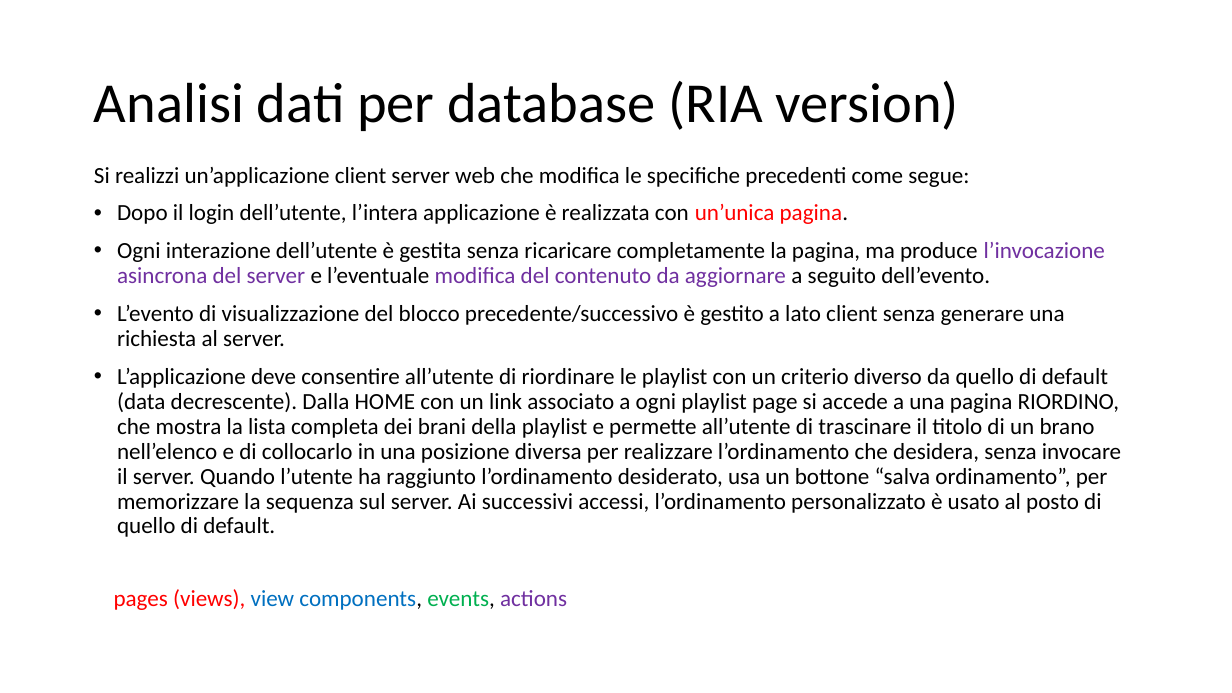
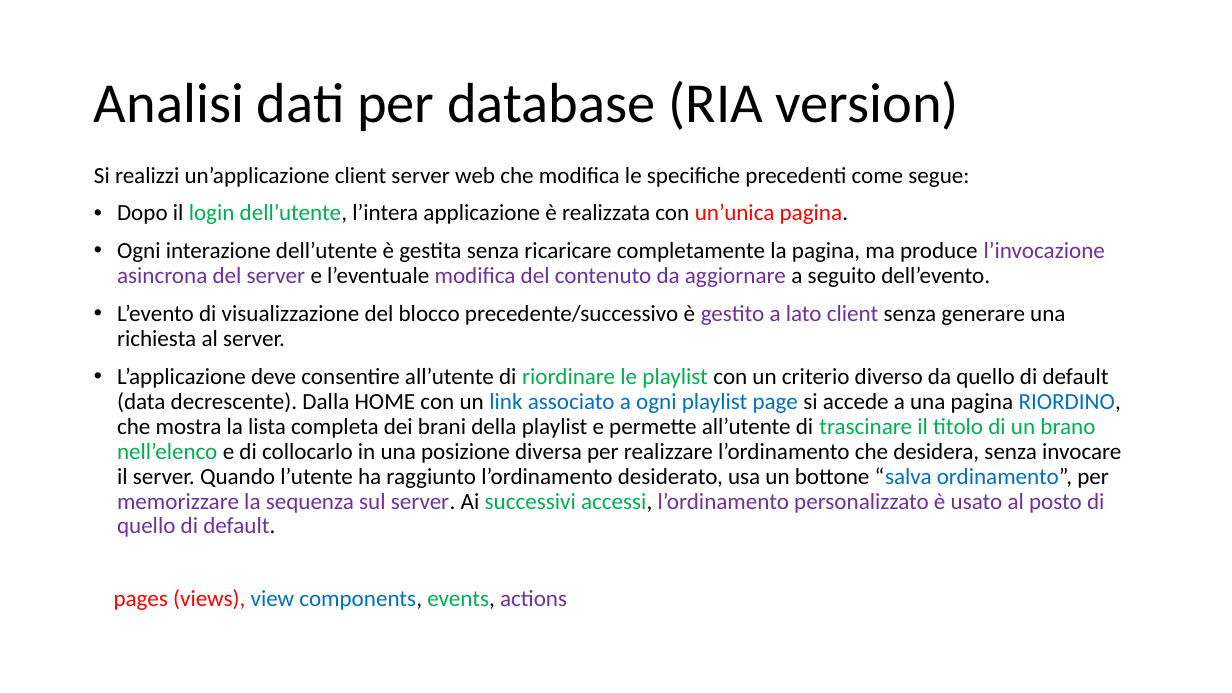
Before and after one commit to GenniImparato/PlaylistMaker, a slide deck: slide 7 of doc/documentation (RIA).pptx. Drawn at 1232x693 pixels with LibreOffice and Linux fonts; fonts in the diff are those of the drawing. Boxes give left, top, right and bottom in pixels: in the first picture for what was removed or moved away, otherwise in the second. Text is boxed around its words. In the diff, an @@ line names an element or a change of style, - is before the commit and + after.

```diff
--- a/doc/documentation (RIA).pptx
+++ b/doc/documentation (RIA).pptx
@@ text at box(117, 204, 1121, 537): text colour #000000 to #00B050 in "login dell’utente,", "riordinare le playlist trascinare il titolo di ..."; text colour #000000 to #7030A0 in "gestito a lato client", "memorizzare la sequenza sul server. l’ordinamento personaliz ..."; text colour #000000 to #0070C0 in "link associato a ogni playlist page RIORDINO, ..." @@
```
Also in this commit, not shown: 5 other slides changed, 9 slides added, 28 other files.
